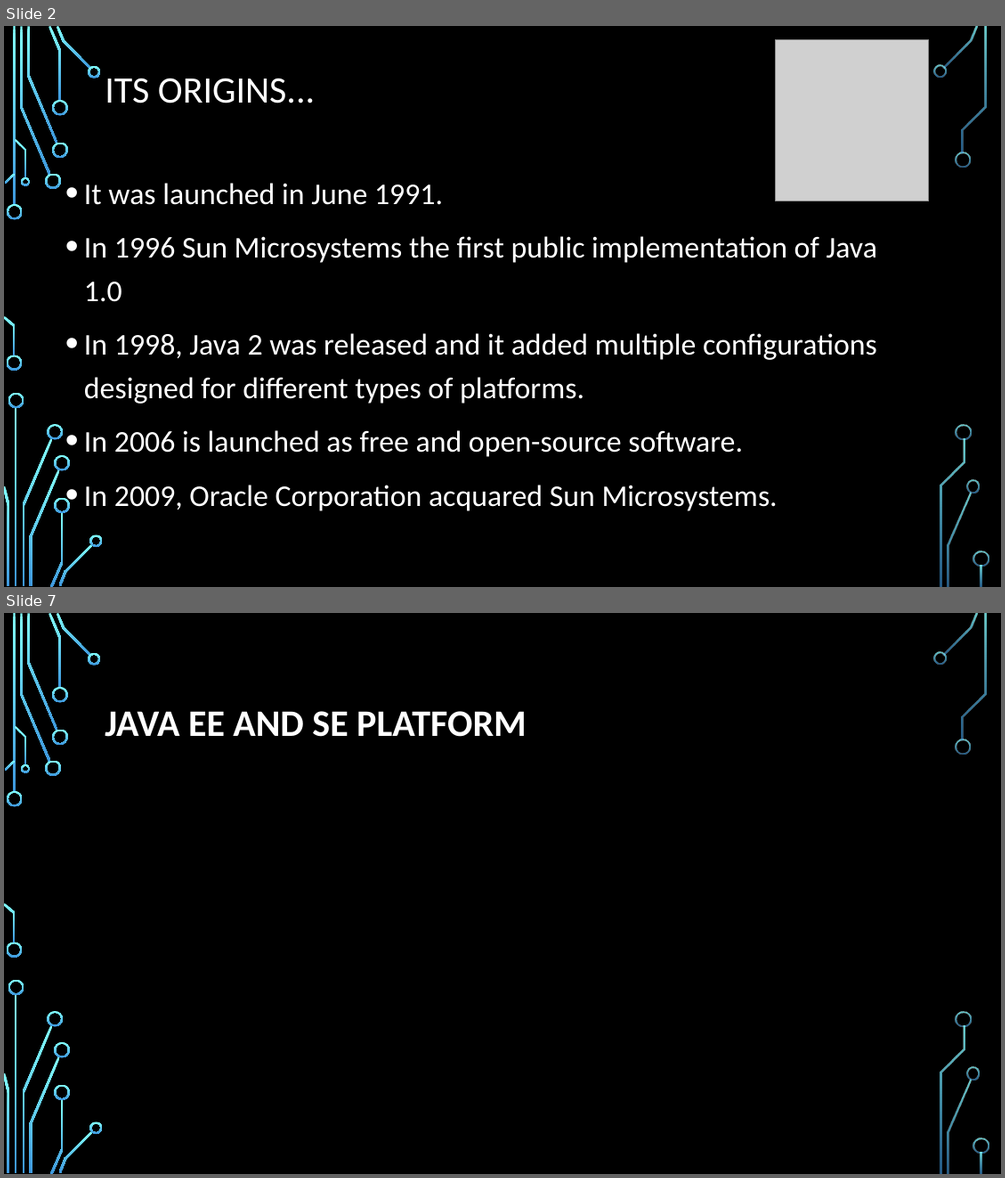
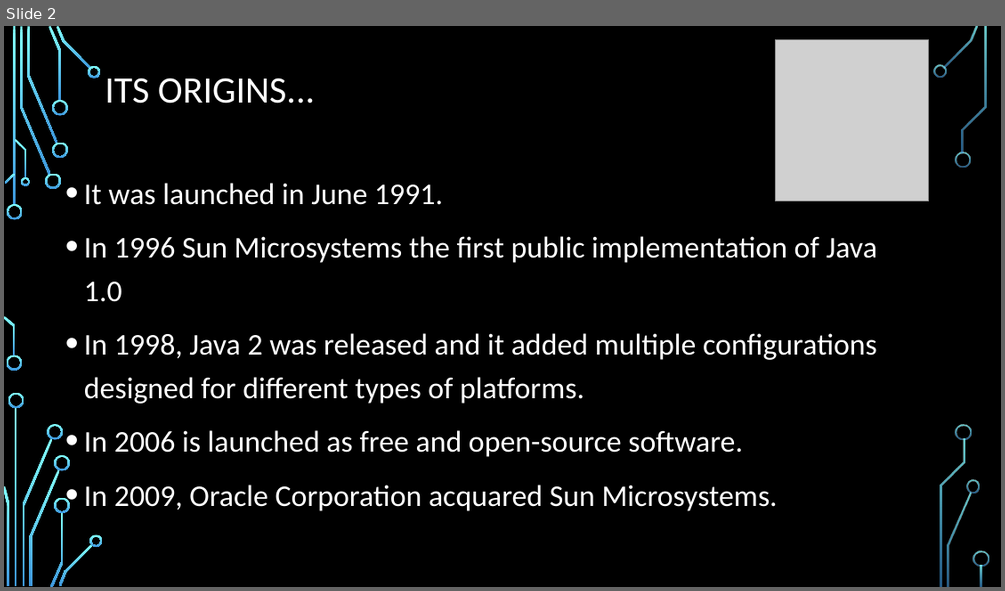
Before and after one commit to Xukialb/AE-4.-Programming-Languages, a slide deck: Java_English - Alberto.pptx. Shown one above the other, each under a label of ours: slides 2 and 7 before the commit, slide 2 after it; the slides between them are not shown. The pictures are 1005x1178 and 1005x591 pixels, drawn with LibreOffice and Linux fonts; fonts in the diff are those of the drawing; grey boxes stand for pictures; background and template pictures are left out. Boxes give left, top, right and bottom in pixels: in the first picture for what was removed or moved away, otherwise in the second. Text is boxed around its words. In the diff, an @@ line names an element or a change of style, - is before the commit and + after.

```diff
--- a/Java_English - Alberto.pptx
+++ b/Java_English - Alberto.pptx
@@ slide 7 removed at bbox=[4, 613, 1001, 1174], background picture (left out); not listed: 36 template elements that a slide beside it also shows @@
@@ title removed at bbox=[105, 711, 526, 737] @@
-JAVA EE AND SE PLATFORM
```
Also in this commit, not shown: 3 slides changed, 2 slides added, 2 other slides removed, 1 other file.
